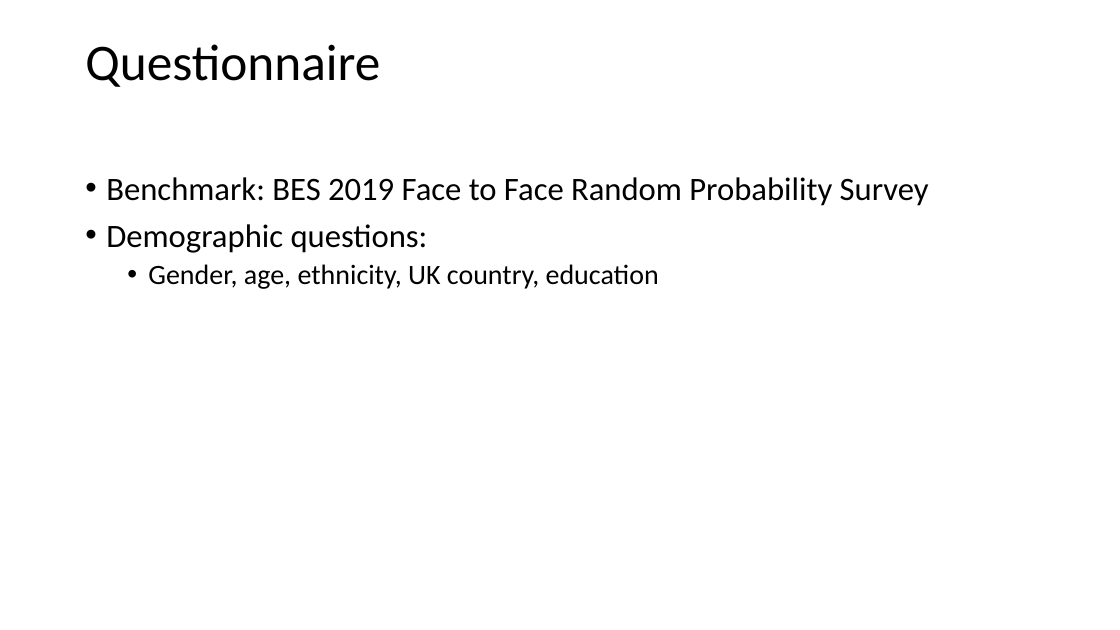
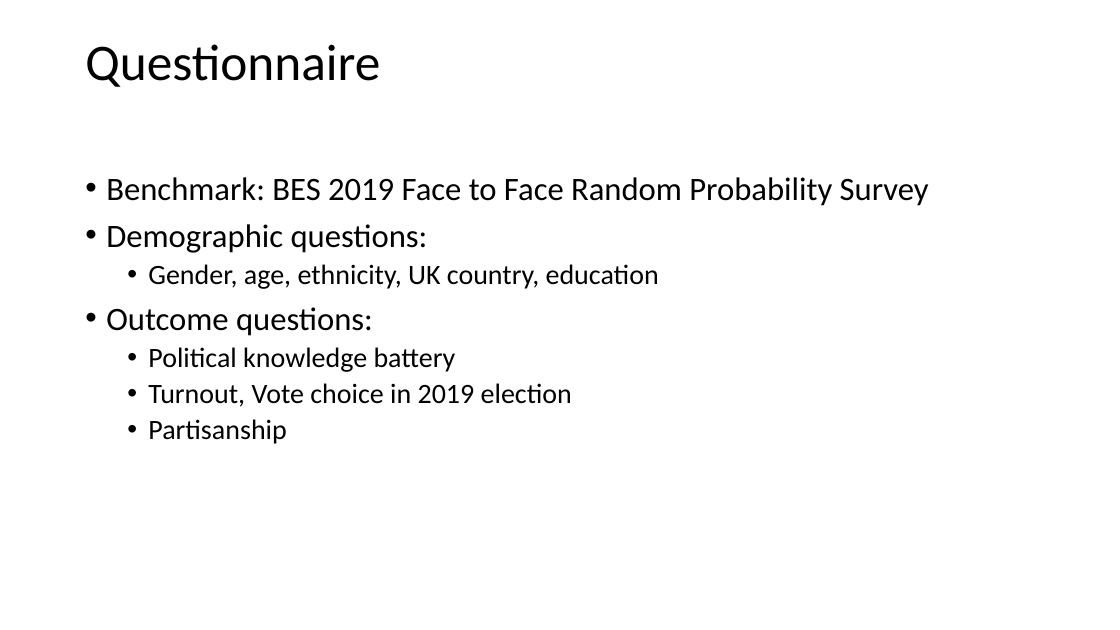
Before and after one commit to KatharinaLa/sicss_survey_analysis, a slide deck: slide 3 of survey_prolificuk_sicss.pptx. Drawn at 1120x630 pixels with LibreOffice and Linux fonts; fonts in the diff are those of the drawing. Boxes give left, top, right and bottom in pixels: in the first picture for what was removed or moved away, otherwise in the second. Text is boxed around its words. In the diff, an @@ line names an element or a change of style, - is before the commit and + after.

```diff
--- a/survey_prolificuk_sicss.pptx
+++ b/survey_prolificuk_sicss.pptx
@@ text at (x1=106, y1=307, x2=572, y2=444): paragraphs added @@
+• Outcome questions:
+  • Political knowledge battery
+  • Turnout, Vote choice in 2019 election
+  • Partisanship
```
Also in this commit, not shown: 6 slides added.
